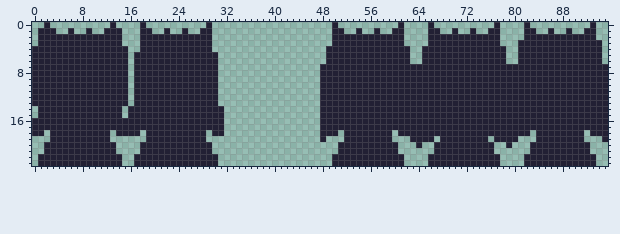
One commit to this pixel-art file: ship test.ase. Above is the file before it was changed.
96x24 pixels, 1 frame.
The result:
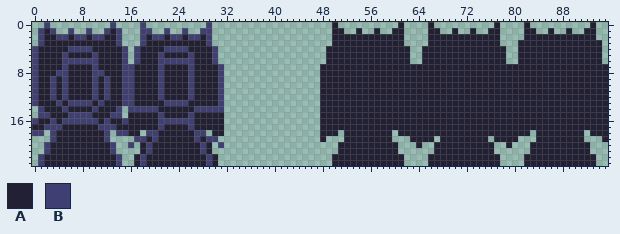
Palette (. is transparent): A #222034  B #3f3f74
The edit:
layer "Layer 1 Copy" now shown
Layer "Layer 1 Copy":
The author put colour B in row 4 at x 17 and 30; in rows 7 to 13 at x 16 and 31; in row 19 at x 17 to 18 and 29 to 30; in row 20 at x 16 and 31.
Colour A becomes colour B in row 0 at x 2, 13, 18 and 29; in row 1 at x 1, 3, 6, 9, 12, 14, 18 to 19, 22, 25 and 28 to 29; in row 2 at x 1, 4 to 5, 7 to 8, 10 to 11, 14, 18, 20 to 21, 23 to 24, 26 to 27 and 29; in row 3 at x 1, 14, 18 and 29; in row 4 at x 0, 6 to 9, 15 and 22 to 25; in row 5 at x 0, 5, 10, 15, 17, 21, 26 and 30.
Colour A becomes colour B in row 6 at x 0, 5 to 10, 15, 17, 21 to 26 and 30; in row 7 at x 0, 5, 10, 15, 21 and 26; in row 8 at x 0, 4 to 5, 10 to 11, 15, 21 and 26; in rows 9 to 12 at x 0, 3, 5, 10, 12, 15, 21 and 26; in row 13 at x 0, 4, 6 to 9, 11, 15 and 22 to 25; in row 14 at x 1, 5, 10, 14, 16 to 20 and 27 to 31.
Colour A becomes colour B in row 15 at x 1 to 2, 6 to 9, 13 to 14, 21 and 26; in row 16 at x 0, 3, 5 to 10, 12, 15 and 21 to 26; in row 17 at x 2 to 4, 11 to 13, 21 and 26; in row 18 at x 0 to 1, 3, 12, 14 to 15, 19 to 20 and 27 to 28; in row 19 at x 3, 12, 20 and 27; in rows 20 to 21 at x 2, 13, 19 and 28.
Colour A becomes colour B in rows 22 to 23 at x 1, 14, 18 and 29.
Where, in picture pixels (left, top, right, bottom), the same in both pictures:
changed: (32, 22, 224, 166)
